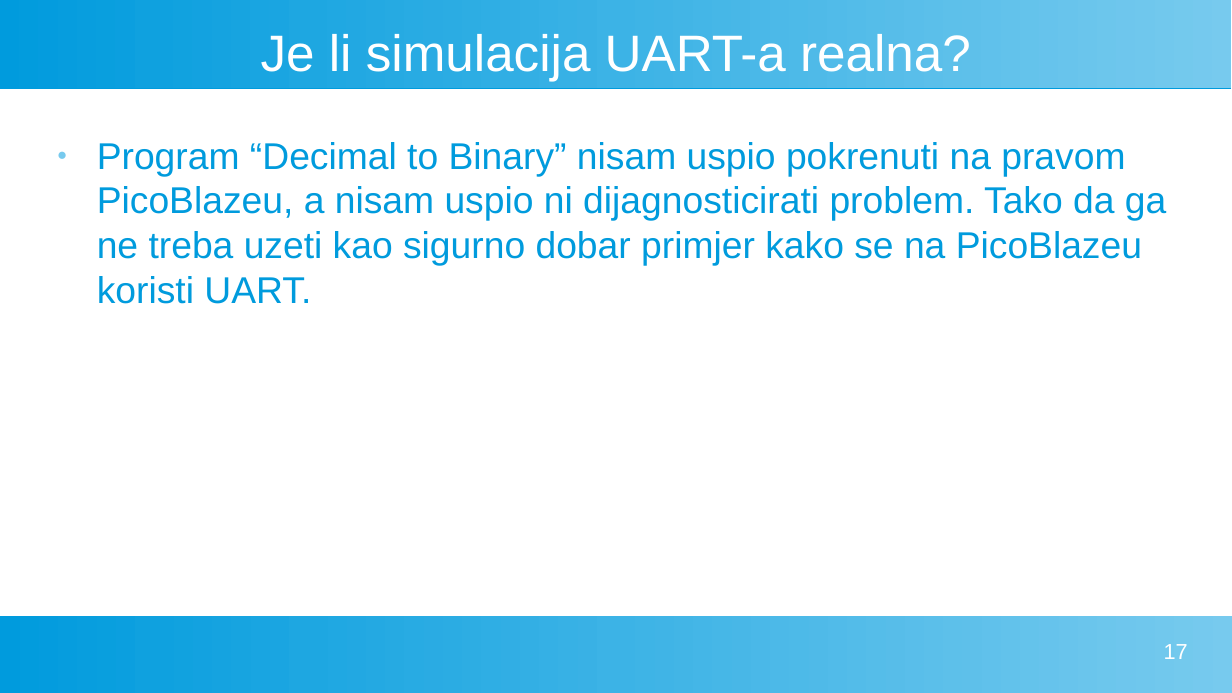
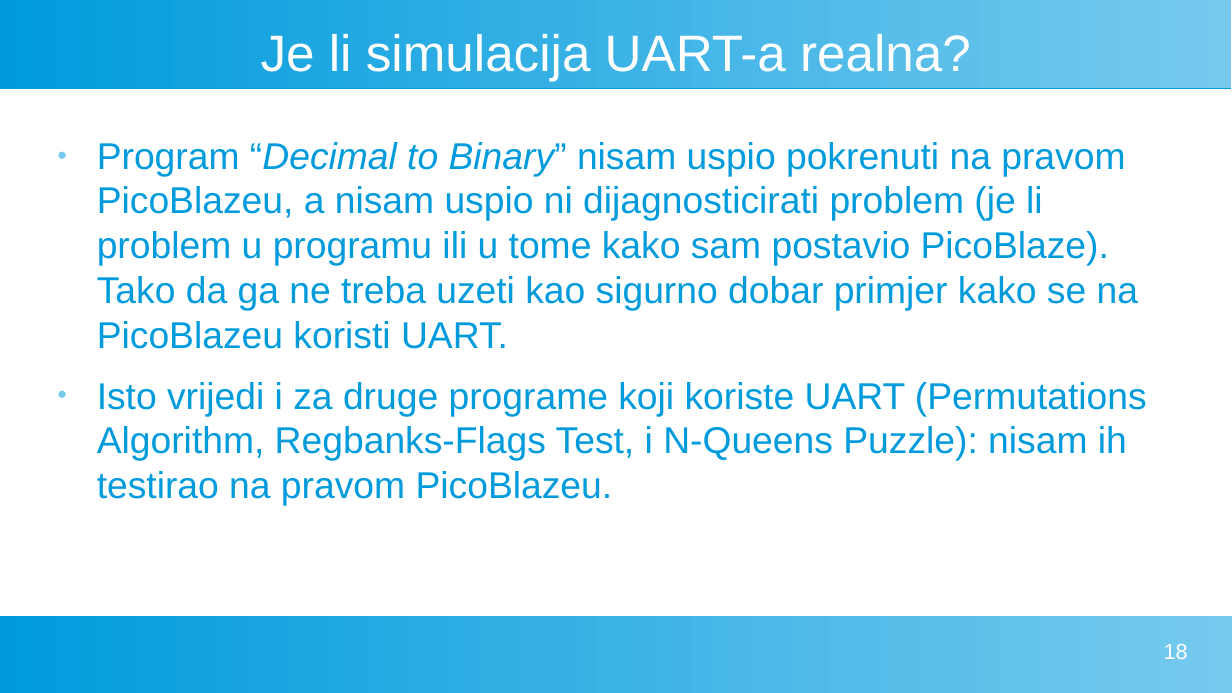
Before and after one commit to FlatAssembler/PicoBlaze_Simulator_in_JS, a slide deck: slide 18 of seminar/PicoBlaze.odp (slide 17 before the commit). Drawn at 1232x693 pixels with LibreOffice and Linux fonts; fonts in the diff are those of the drawing. Boxes give left, top, right and bottom in pixels: in the first picture for what was removed or moved away, otherwise in the second. Text is boxed around its words. In the diff, an @@ line names an element or a change of style, - is before the commit and + after.

```diff
--- a/seminar/PicoBlaze.odp
+++ b/seminar/PicoBlaze.odp
@@ text at [97, 142, 1147, 506]: text changed @@
-● Program “Decimal to Binary” nisam uspio pokrenuti na pravom PicoBlazeu, a nisam uspio ni dijagnosticirati problem. Tako da ga ne treba uzeti kao sigurno dobar primjer kako se na PicoBlazeu koristi UART.
+● Program “Decimal to Binary” nisam uspio pokrenuti na pravom PicoBlazeu, a nisam uspio ni dijagnosticirati problem (je li problem u programu ili u tome kako sam postavio PicoBlaze). Tako da ga ne treba uzeti kao sigurno dobar primjer kako se na PicoBlazeu koristi UART.
+● Isto vrijedi i za druge programe koji koriste UART (Permutations Algorithm, Regbanks-Flags Test, i N-Queens Puzzle): nisam ih testirao na pravom PicoBlazeu.
@@ page number at [1164, 644, 1188, 659]: text changed @@
-17
+18
```
Also in this commit, not shown: 2 other slides changed, 1 slide added, 1 other file.
